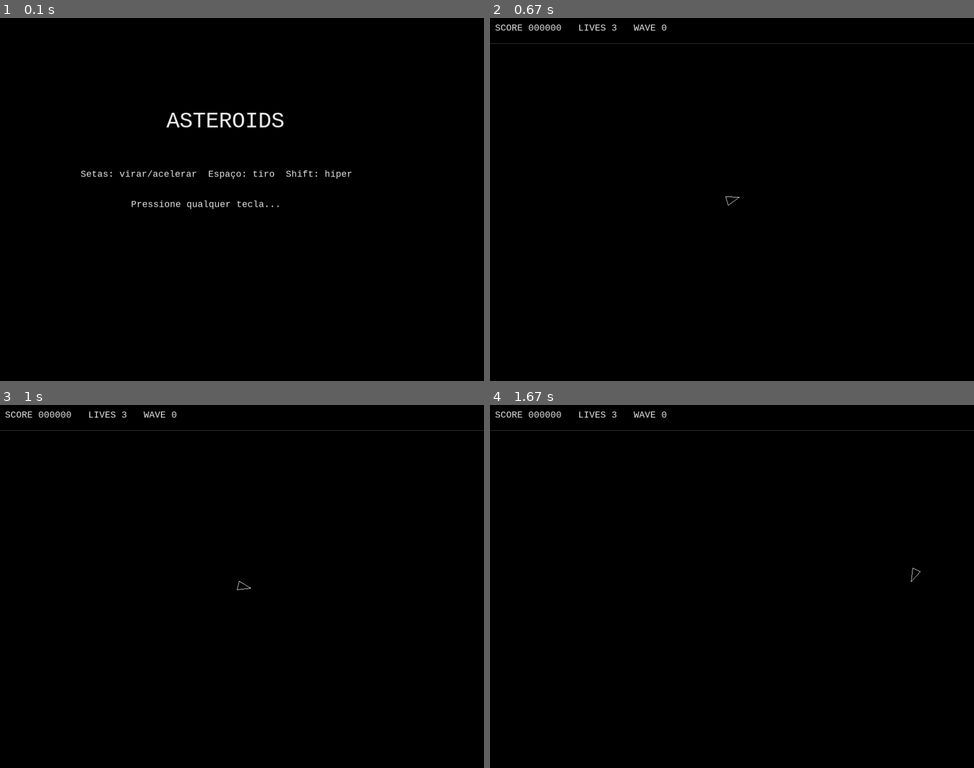
Above: before the commit, frames 1-4 (two rows, left to right).
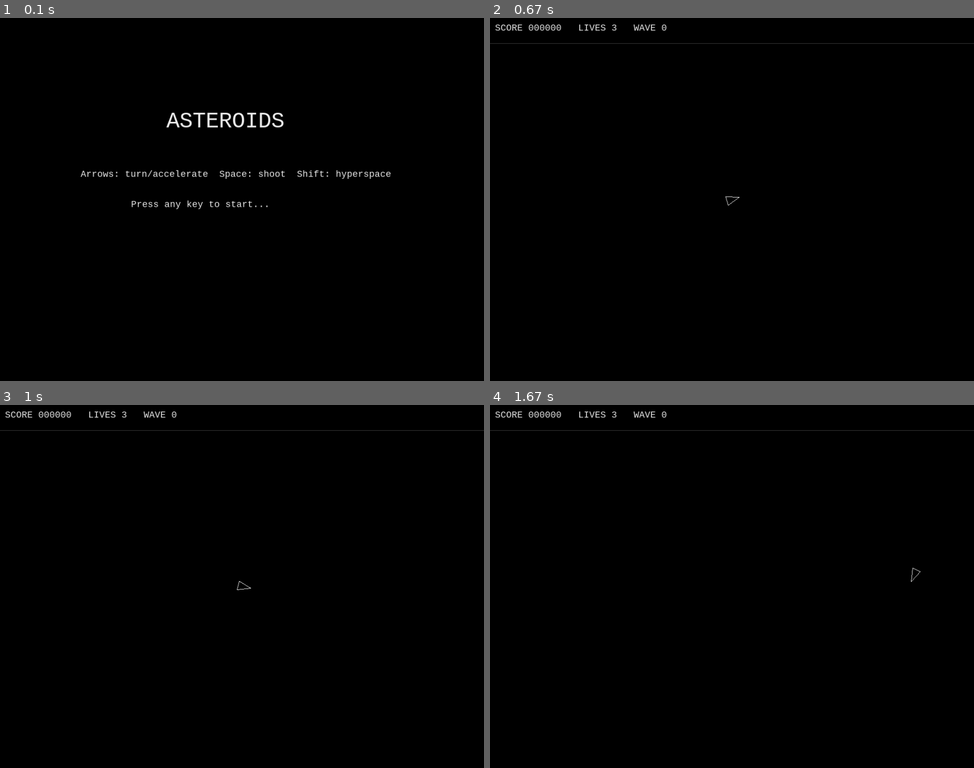
Above: after the commit, the same moments.

Repository: AdinanDev41/lpc2025
Game: pygame game, started from atividade-009/src/main.py
Two runs of this game, one before a commit and one after it. Both use one fixed random seed, a clock stepped at 60 frames per second and the inputs below.
Inputs:
- Up to frame 1 (0.1 s): no input
- Up to frame 2 (0.67 s): hold Right from 0.33 s (still down)
- Up to frame 3 (1 s): release Right at 0.8 s; hold Up from 0.83 s (still down)
- Up to frame 4 (1.67 s): release Up at 1.13 s; hold Right 1.17-1.63 s; tap Shift at 1.23, 1.53 s

The runs differ from the first frame. In frame 1, 0.7% of the frame differs, in the area x 16-81%, y 41-53%; in frame 2, nothing differs; in frame 3, nothing differs; in frame 4, nothing differs.

Commit message:
atualização dos sons

Diff:
--- a/atividade-009/src/game.py
+++ b/atividade-009/src/game.py
@@ -1,4 +1,3 @@
-
 import random
 import sys
 from dataclasses import dataclass
@@ -18,38 +17,61 @@
 class Game:
     def __init__(self):
         pg.init()
+
+        # Set the random seed
         if C.RANDOM_SEED is not None:
             random.seed(C.RANDOM_SEED)
+
+        # Screen setup
         self.screen = pg.display.set_mode((C.WIDTH, C.HEIGHT))
-        pg.display.set_caption("Asteroides")
+        pg.display.set_caption("Asteroids")
+
+        # Clock and fonts
         self.clock = pg.time.Clock()
         self.font = pg.font.SysFont("consolas", 20)
         self.big = pg.font.SysFont("consolas", 48)
+
+        # Scene control
         self.scene = Scene("menu")
+
+        # Game world
         self.world = World()
 
     def run(self):
         while True:
             dt = self.clock.tick(C.FPS) / 1000.0
+
+            # Process events
             for e in pg.event.get():
                 if e.type == pg.QUIT:
                     pg.quit()
                     sys.exit(0)
+
                 if e.type == pg.KEYDOWN and e.key == pg.K_ESCAPE:
                     pg.quit()
                     sys.exit(0)
+
                 if self.scene.name == "play":
+                    # Fire shot
                     if e.type == pg.KEYDOWN and e.key == pg.K_SPACE:
                         self.world.try_fire()
+
+                        # Play shooting sound
+                        sounds.sound_shot.play()  # play shot sound
+
+                    # Hyperspace
                     if e.type == pg.KEYDOWN and e.key == pg.K_LSHIFT:
                         self.world.hyperspace()
+
                 elif self.scene.name == "menu":
+                    # Start game
                     if e.type == pg.KEYDOWN:
                         self.scene = Scene("play")
 
             keys = pg.key.get_pressed()
             self.screen.fill(C.BLACK)
 
+            # Draw scenes
             if self.scene.name == "menu":
                 self.draw_menu()
             elif self.scene.name == "play":
@@ -59,10 +81,13 @@
             pg.display.flip()
 
     def draw_menu(self):
+        # Draw main menu
         text(self.screen, self.big, "ASTEROIDS",
              C.WIDTH // 2 - 150, 180)
+
         text(self.screen, self.font,
-             "Setas: virar/acelerar  Espaço: tiro  Shift: hiper",
+             "Arrows: turn/accelerate  Space: shoot  Shift: hyperspace",
              160, 300)
+
         text(self.screen, self.font,
-             "Pressione qualquer tecla...", 260, 360)
+             "Press any key to start...", 260, 360)
--- a/atividade-009/src/sounds.py
+++ b/atividade-009/src/sounds.py
@@ -8,6 +8,6 @@
 
 # Sounds
 BASE = Path(__file__).resolve().parent
-sound_shot = pygame.mixer.Sound("atividade-009/sounds/fire.wav")
-break_small = pygame.mixer.Sound("atividade-009/sounds/bagSmall.wav")
-break_medium = pygame.mixer.Sound("atividade-009/sounds/bagMedium.wav")
+sound_shot = pygame.mixer.Sound("C:\\Users\\adina\\OneDrive\\Documents\\lpc2025\\lpc2025\\atividade-009\\sounds\\fire.wav")
+break_small = pygame.mixer.Sound("C:\\Users\\adina\\OneDrive\\Documents\\lpc2025\\lpc2025\\atividade-009\\sounds\\bangSmall.wav")
+break_medium = pygame.mixer.Sound("C:\\Users\\adina\\OneDrive\\Documents\\lpc2025\\lpc2025\\atividade-009\\sounds\\fire.wav")
Not shown, added: atividade-009/sounds/bangLarge.wav
Not shown, removed: atividade-009/sounds/bangSmall.wav
Not shown, added: atividade-009/sounds/flyBig.wav
Not shown, added: atividade-009/sounds/flySmall.wav
